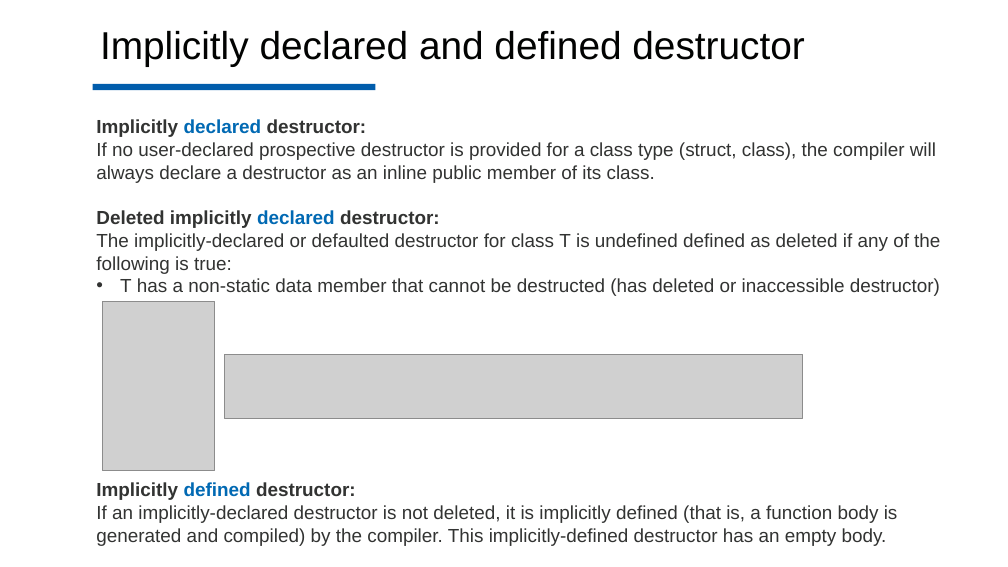
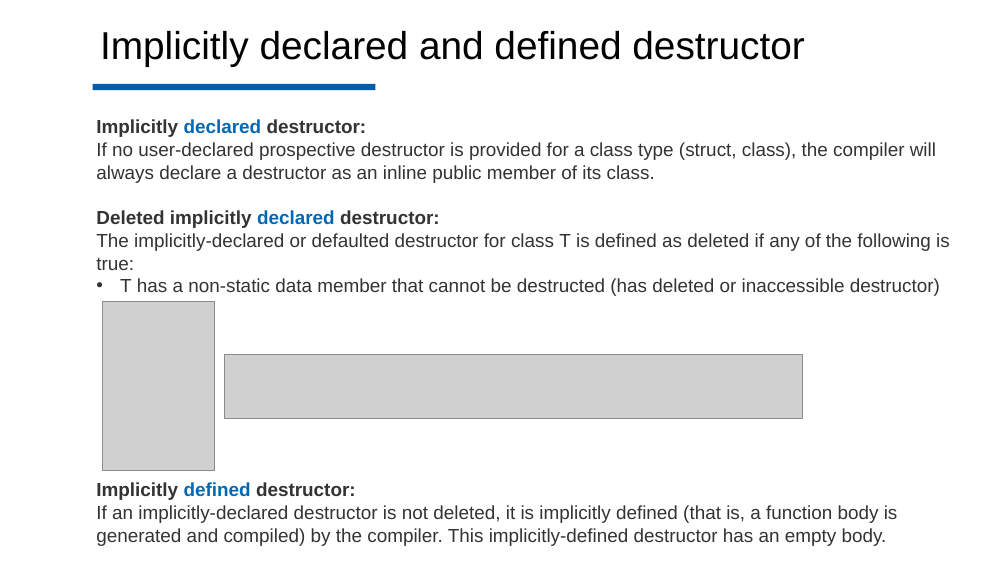
Before and after one commit to Costello1329/cpp-mipt-2021, a slide deck: slide 16 of lectures/lecture #10 presentation.pptx. Drawn at 1008x567 pixels with LibreOffice and Linux fonts; fonts in the diff are those of the drawing; grey boxes stand for pictures; background and template pictures are left out. Boxes give left, top, right and bottom in pixels: in the first picture for what was removed or moved away, otherwise in the second. Text is boxed around its words. In the diff, an @@ line names an element or a change of style, - is before the commit and + after.

Commit message:
fixed a typo in 10th lecture slides

```diff
--- a/lectures/lecture #10 presentation.pptx
+++ b/lectures/lecture #10 presentation.pptx
@@ text at box(96, 233, 950, 270): text changed @@
-The implicitly-declared or defaulted destructor for class T is undefined defined as deleted if any of the following is true:
+The implicitly-declared or defaulted destructor for class T is defined as deleted if any of the following is true:
```
Also in this commit, not shown: 1 other file.
